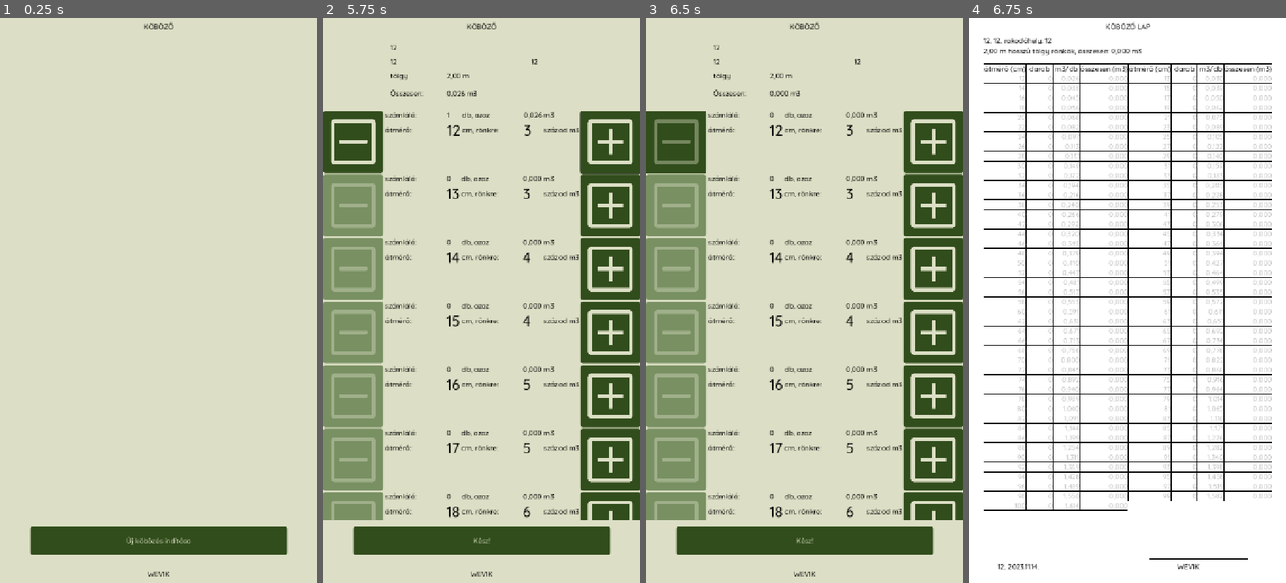
Above: before the commit, frames 1-4 (left to right).
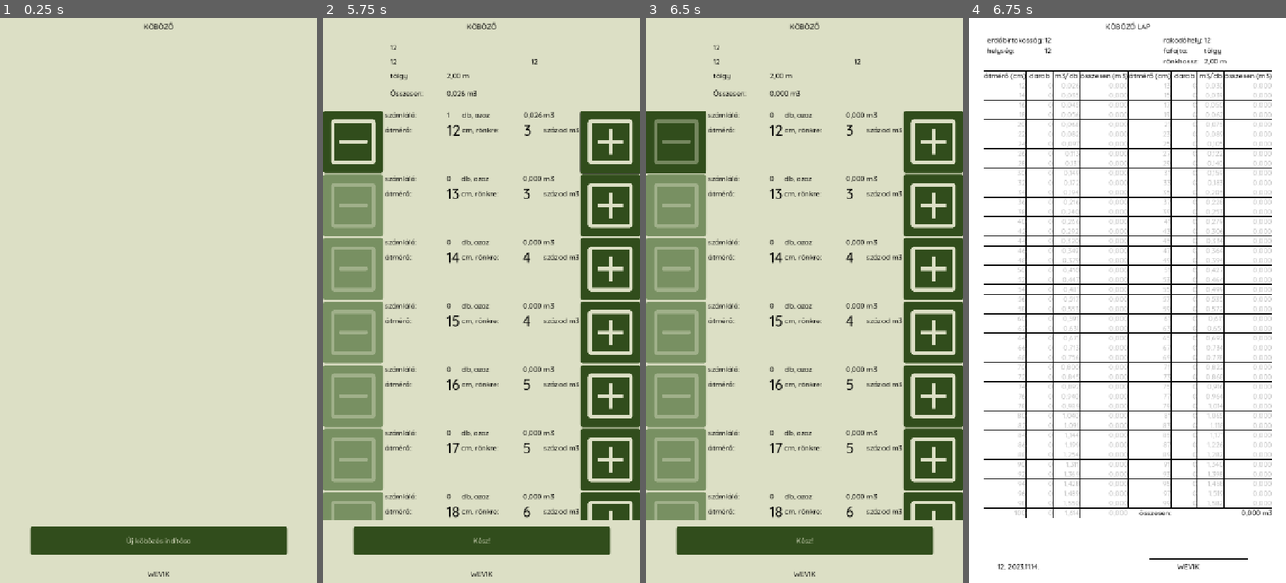
Above: after the commit, the same moments.

Repository: rolika/kob_g
Game: Godot game, scene res://main.tscn
Two runs of this game, one before a commit and one after it. Both use one fixed random seed, a clock stepped at 60 frames per second and the inputs below.
Inputs (mouse positions are in pixels of both pictures, inside the frame that each line leads up to):
- Up to frame 1 (0.25 s): no input
- Up to frame 2 (5.75 s): click "Új köbözés indítása" at 0.5 s; click (478, 131) at 1.27 s; type "12" at 1.35 s; click (478, 187) at 1.5 s; type "12" at 1.58 s; click (478, 244) at 1.73 s; type "12" at 1.82 s; click (478, 300) at 2.02 s; type "WEVIK" at 2.1 s; click "Tovább" at 2.75 s; click "tölgy" at 3.5 s; click "2,00 m" at 4.25 s; click (611, 142) at 5.02 s
- Up to frame 3 (6.5 s): click (674, 142) at 5.75 s
- Up to frame 4 (6.75 s): click "Kész!" at 6.5 s

Frames 1-3 are identical in both runs. In frame 4, 15% of the frame differs, in the area x 4-96%, y 3-89%.

Commit message:
new report display

Diff:
--- a/scenes/report.tscn
+++ b/scenes/report.tscn
@@ -50,21 +50,31 @@
 horizontal_alignment = 1
 vertical_alignment = 1
 
-[node name="HeaderLabel" type="Label" parent="."]
+[node name="HeadGrid1" type="GridContainer" parent="."]
+custom_minimum_size = Vector2(400, 0)
 layout_mode = 0
-offset_left = 32.0
+offset_left = 40.0
 offset_top = 40.0
-offset_right = 72.0
-offset_bottom = 63.0
-theme_override_colors/font_color = Color(0, 0, 0, 1)
+offset_right = 360.0
+offset_bottom = 80.0
+columns = 2
+
+[node name="HeadGrid2" type="GridContainer" parent="."]
+custom_minimum_size = Vector2(240, 0)
+layout_mode = 0
+offset_left = 440.0
+offset_top = 40.0
+offset_right = 680.0
+offset_bottom = 80.0
+columns = 2
 
 [node name="ReportGrid" type="GridContainer" parent="."]
 custom_minimum_size = Vector2(656, 0)
 layout_mode = 0
 offset_left = 32.0
-offset_top = 104.0
-offset_right = 72.0
-offset_bottom = 144.0
+offset_top = 120.0
+offset_right = 688.0
+offset_bottom = 160.0
 theme_override_constants/h_separation = 0
 theme_override_constants/v_separation = 0
 columns = 8
--- a/scripts/report.gd
+++ b/scripts/report.gd
@@ -1,7 +1,5 @@
 extends ColorRect
 
-const HEADER: String = "%s, %s, rakodóhely: %s\n%s hosszú %s rönkök, összesen: %s"
-const LINE: String = "átmérő: %d cm; %d db x %s m3/db = %s m3"
 const DATE_FMT: String = "%s.%s.%s."
 const DATE: String = "%s, %s"
 
@@ -10,13 +8,44 @@
     cellstyle.bg_color = Color(0, 0, 0, 0.0)
     cellstyle.border_color = Color(0, 0, 0)
     cellstyle.set_border_width_all(1)
-    $HeaderLabel.text = HEADER % [
-        CurrentPile.company,
-        CurrentPile.city,
-        CurrentPile.site,
-        CurrentPile.get_length_fmt(),
-        CurrentPile.type,
-        CurrentPile.get_total_volume_fmt()]
+    var company_label: Label = Label.new()
+    var company_name: Label = Label.new()
+    company_name.autowrap_mode = TextServer.AUTOWRAP_WORD_SMART
+    var city_label: Label = Label.new()
+    var city_name: Label = Label.new()
+    var site_label: Label = Label.new()
+    var site_name: Label = Label.new()
+    var type_label: Label = Label.new()
+    var type_name: Label = Label.new()
+    type_name.autowrap_mode = TextServer.AUTOWRAP_WORD_SMART
+    var length_label: Label = Label.new()
+    var length_value: Label = Label.new()
+    var volume_label: Label = Label.new()
+    volume_label.horizontal_alignment = HORIZONTAL_ALIGNMENT_RIGHT
+    var volume_value: Label = Label.new()
+    volume_value.horizontal_alignment = HORIZONTAL_ALIGNMENT_RIGHT
+    company_label.text = "erdőbirtokosság:"
+    company_name.text = CurrentPile.company
+    city_label.text = "helység:"
+    city_name.text = CurrentPile.city
+    site_label.text = "rakodóhely:"
+    site_name.text = CurrentPile.site
+    type_label.text = "fafajta:"
+    type_name.text = CurrentPile.type
+    length_label.text = "rönkhossz:"
+    length_value.text = CurrentPile.get_length_fmt()
+    volume_label.text = "összesen:"
+    volume_value.text = CurrentPile.get_total_volume_fmt()
+    $HeadGrid1.add_child(company_label)
+    $HeadGrid1.add_child(company_name)
+    $HeadGrid1.add_child(city_label)
+    $HeadGrid1.add_child(city_name)
+    $HeadGrid2.add_child(site_label)
+    $HeadGrid2.add_child(site_name)
+    $HeadGrid2.add_child(type_label)
+    $HeadGrid2.add_child(type_name)
+    $HeadGrid2.add_child(length_label)
+    $HeadGrid2.add_child(length_value)
     var index = 0
     for cube in CurrentPile.counter:
         var diameter: Label = Label.new()
@@ -45,6 +74,14 @@
         $ReportGrid.add_child(singlevolume)
         $ReportGrid.add_child(volume)
         index += 1
+    var spacer1: Label = Label.new()
+    var spacer2: Label = Label.new()
+    spacer1.text = ""
+    spacer2.text = ""
+    $ReportGrid.add_child(volume_label)
+    $ReportGrid.add_child(spacer1)
+    $ReportGrid.add_child(spacer2)
+    $ReportGrid.add_child(volume_value)
     var today = Time.get_date_dict_from_system()
     var date_fmt = DATE_FMT % [today.year, today.month, today.day]
     $DateLabel.text = DATE % [CurrentPile.city, date_fmt]
